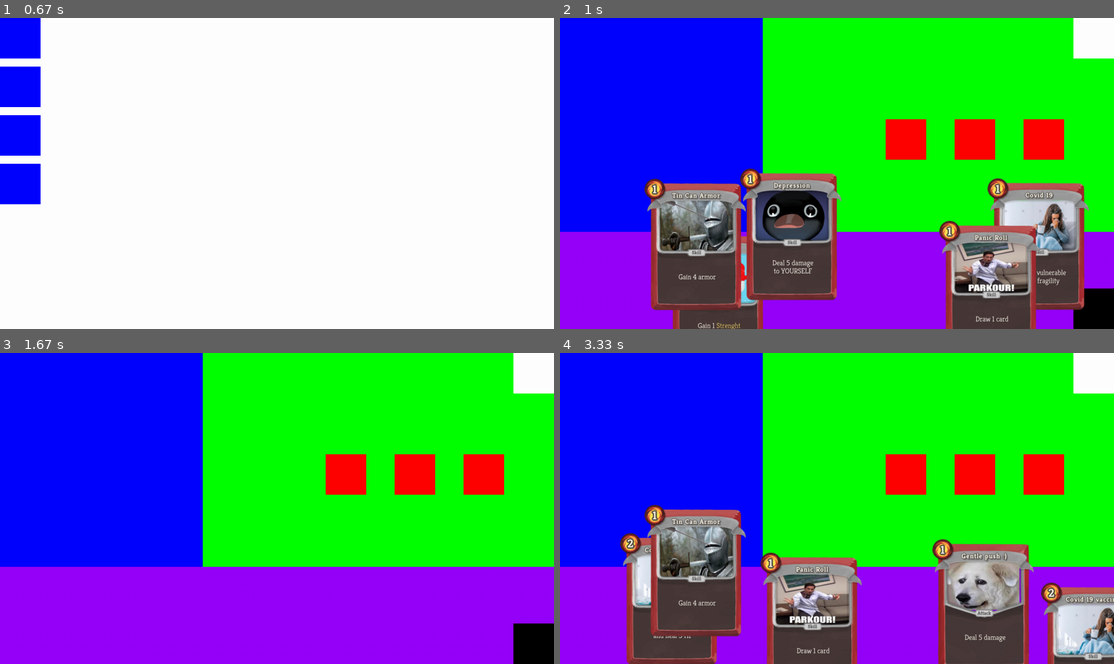
Above: before the commit, frames 1-4 (two rows, left to right).
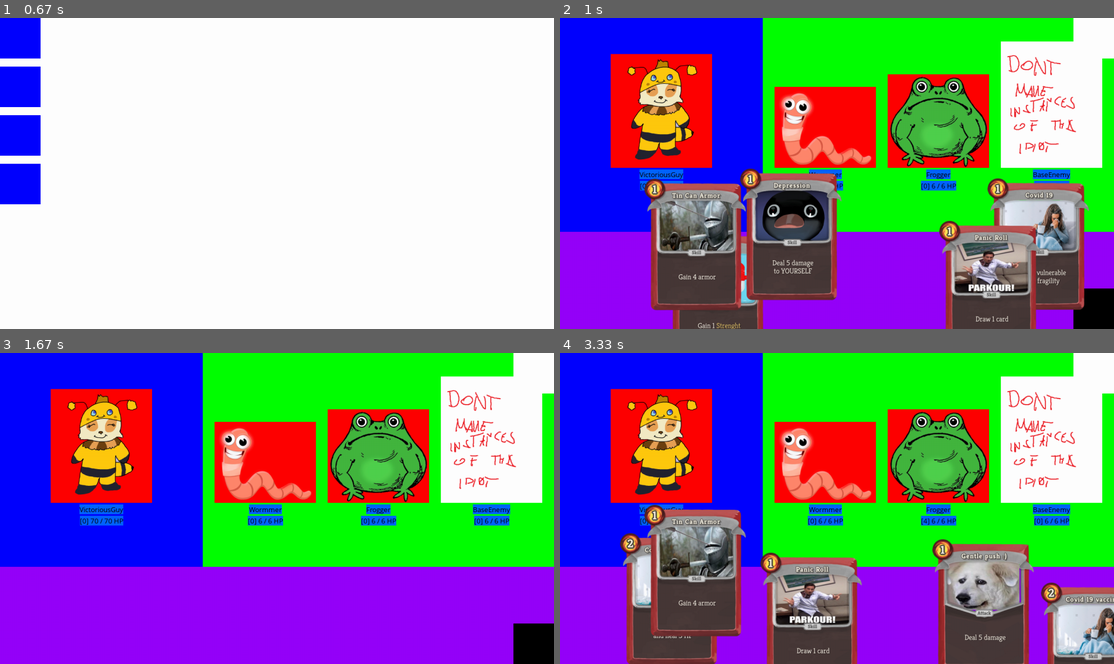
Above: after the commit, the same moments.

Repository: DawidKrolikiewicz/SlayTheSpire-WITH-PYGAME
Game: pygame game, started from CardGame/GameFolder/main.py
Same seed, same stepped clock (60 frames per second), same inputs: the game is played once before the commit and once after it.
Inputs (mouse positions are in pixels of both pictures, inside the frame that each line leads up to):
- Up to frame 1 (0.67 s): no input
- Up to frame 2 (1 s): press the mouse at (582, 36) at 0.87 s; move the mouse to (726, 70) at 0.97 s
- Up to frame 3 (1.67 s): release the mouse at (315, 436) at 1.1 s; press the mouse at (531, 642) at 1.2 s; move the mouse to (365, 542) at 1.3 s; release the mouse at (199, 443) at 1.43 s
- Up to frame 4 (3.33 s): no input

Frame 1 is identical in both runs. In frame 2, 25% of the frame differs, in the area x 9-98%, y 7-56%; in frame 3, 26%; in frame 4, 26%.

Commit message:
Lepszy feedback loop
- Ułożenie przeciwników adaptuje sie do ich ilości
- Możliwość tworzenia listy konkretnych walk
- Enemy i Player mają widoczne sprite'y
- Enemy i Player mają Nazwy, HP i Armor widoczne w oknie!!!
(Kompletny mess w kodzie - dużo tego można przenieść z player i enemy po prostu do superklasy character ale już nie mam siły)

Diff:
--- a/CardGame/GameFolder/cardsFile.py
+++ b/CardGame/GameFolder/cardsFile.py
@@ -39,7 +39,6 @@
             pos = pygame.mouse.get_pos()
             if ev.type == pygame.MOUSEBUTTONDOWN:
                 if self.rect.collidepoint(pos) and player.drag is None:
-                    print(self.name)
                     player.drag = self
                     self.image.set_alpha(200)
             if ev.type == pygame.MOUSEBUTTONUP and player.drag == self:
--- a/CardGame/GameFolder/characterFile.py
+++ b/CardGame/GameFolder/characterFile.py
@@ -1,4 +1,7 @@
 import pygame.sprite
+
+pygame.font.init()
+text_font = pygame.font.SysFont("Comic Sans MS", 18)
 
 
 class Character(pygame.sprite.Sprite):
@@ -13,7 +16,7 @@
         self.dexterity = 0
         self.fragility = 0
         self.x = 0
-        self.y = 0
+        self.y = 300
 
     def info(self):
         print(f">>  {self.name}'s info is being displayed!")
@@ -40,6 +43,8 @@
 
     def heal(self, value, target):
         target.cur_health += value
+        if target.cur_health > target.max_health:
+            target.cur_health = target.max_health
 
     def add_str(self, value, target):
         target.strength += value
--- a/CardGame/GameFolder/enemyFile.py
+++ b/CardGame/GameFolder/enemyFile.py
@@ -1,8 +1,7 @@
 import random
-
 import pygame
-
 import characterFile
+import cardsFile
 
 
 class Enemy(characterFile.Character):
@@ -11,13 +10,33 @@
         self.list_of_actions = []
         self.next_action = None
 
-        #self.image = pygame.image.load("Enemies/frog.png")
-        self.rect = pygame.Rect((0, 0, 100, 100))
+        self.image = pygame.image.load("Enemies/Don'tMakeInstancesOfBaseEnemyPLS.png")
+        self.rect = self.image.get_rect()
+        self.rect.bottom = 370
+
+        self.image_name = characterFile.text_font.render(self.name, True, (0, 0, 0))
+        self.name_rect = self.image_name.get_rect()
+        self.name_rect.top = self.rect.bottom + 4
+
+        self.image_hp = characterFile.text_font.render(f"[{self.armor}] {self.cur_health} / {self.max_health} HP", True, (0, 0, 0))
+        self.hp_rect = self.image_hp.get_rect()
+        self.hp_rect.top = self.name_rect.bottom + 4
 
     def update(self, screen, player):
-        self.rect.center = (self.x, self.y)
+        # DRAWING ENEMY SPRITE
         pygame.draw.rect(screen, (255, 0, 0), self.rect)
-        #screen.blit(self.image, self.rect.topleft)
+        screen.blit(self.image, self.rect.topleft)
+
+        # DRAWING ENEMY NAME
+        self.name_rect.centerx = self.rect.centerx
+        pygame.draw.rect(screen, (0, 100, 255), self.name_rect)
+        screen.blit(self.image_name, self.name_rect.topleft)
+
+        # DRAWING ENEMY HP
+        self.image_hp = characterFile.text_font.render(f"[{self.armor}] {self.cur_health} / {self.max_health} HP", True, (0, 0, 0))
+        self.hp_rect.centerx = self.rect.centerx
+        pygame.draw.rect(screen, (0, 100, 255), self.hp_rect)
+        screen.blit(self.image_hp, self.hp_rect.topleft)
 
     def declare_action(self, player, list_of_enemies):
         if self.list_of_actions:
@@ -27,7 +46,8 @@
             print(f">>  THIS ENEMY DOESNT HAVE ANY ACTIONS!!!")
 
     def play_action(self, player, list_of_enemies):
-        self.next_action(player, list_of_enemies)
+        if self.next_action is not None:
+            self.next_action(player, list_of_enemies)
 
 
 class Enemy1(Enemy):
@@ -51,10 +71,47 @@
 class Frog(Enemy):
     def __init__(self, name, health):
         super().__init__(name, health)
-        self.image = pygame.image.load("/Enemies/frog.png")
+        self.image = pygame.image.load("Enemies/frog.png")
         self.rect = self.image.get_rect()
+        self.rect.bottom = 370
 
-    def update(self, screen, player):
-        self.rect.center = (self.x, self.y)
-        pygame.draw.rect(screen, (255, 0, 0), self.rect)
-        screen.blit(self.image, self.rect.topleft)
+        self.list_of_actions = [self.attack_7, self.attack_2_block_4, self.str_1_block_1]
+
+
+
+    def attack_7(self, player, list_of_enemies):
+        print(f">> {self.name} attacks!")
+        self.deal_damage(7, player)
+        player.add_card_to_deck(cardsFile.Depression())
+
+    def attack_2_block_4(self, player, list_of_enemies):
+        print(f">> {self.name} attacks and blocks!")
+        self.deal_damage(2, player)
+        self.add_armor(4, self)
+        player.add_card_to_deck(cardsFile.Depression())
+
+    def str_1_block_1(self, player, list_of_enemies):
+        print(f">> {self.name} gains strength and blocks!")
+        self.add_str(1, self)
+        self.add_armor(1, self)
+        player.add_card_to_deck(cardsFile.Depression())
+
+
+class Worm(Enemy):
+    def __init__(self, name, health):
+        super().__init__(name, health)
+        self.image = pygame.image.load("Enemies/worm.png")
+        self.rect = self.image.get_rect()
+        self.rect.bottom = 370
+
+        self.list_of_actions = [self.attack_2_x2, self.heal_enemies_3]
+
+    def attack_2_x2(self, player, list_of_enemies):
+        print(f">> {self.name} attacks twice!")
+        self.deal_damage(2, player)
+        self.deal_damage(2, player)
+
+    def heal_enemies_3(self, player, list_of_enemies):
+        print(f">> {self.name} heal itself and it's allies!")
+        for enemy in list_of_enemies:
+            self.heal(3, enemy)
--- a/CardGame/GameFolder/main.py
+++ b/CardGame/GameFolder/main.py
@@ -27,7 +27,7 @@
 timer = pygame.time.Clock()
 
 PLAYER_NAME = "VictoriousGuy"
-STARTING_HEALTH = 25
+STARTING_HEALTH = 70
 STARTING_DECK = [cardsFile.Draw2Heal3(), cardsFile.Draw2Heal3(),
                  cardsFile.Deal5Damage(), cardsFile.Deal5Damage(),
                  cardsFile.Draw1(), cardsFile.Draw1(),
--- a/CardGame/GameFolder/playerFile.py
+++ b/CardGame/GameFolder/playerFile.py
@@ -1,4 +1,7 @@
 import random
+
+import pygame.image
+
 import characterFile
 import roomsFile
 
@@ -14,6 +17,35 @@
         self.coins = 40
         self.current_room = roomsFile.Menu(None)
         self.drag = None
+
+        self.image = pygame.image.load("Enemies/player.png")
+        self.rect = self.image.get_rect()
+        self.rect.bottom = 370
+        self.rect.centerx = 250
+
+        self.image_name = characterFile.text_font.render(self.name, True, (0, 0, 0))
+        self.name_rect = self.image_name.get_rect()
+        self.name_rect.top = self.rect.bottom + 4
+
+        self.image_hp = characterFile.text_font.render(f"[{self.armor}] {self.cur_health} / {self.max_health} HP", True, (0, 0, 0))
+        self.hp_rect = self.image_hp.get_rect()
+        self.hp_rect.top = self.name_rect.bottom + 4
+
+    def update(self, screen):
+        # DRAWING ENEMY SPRITE
+        pygame.draw.rect(screen, (255, 0, 0), self.rect)
+        screen.blit(self.image, self.rect.topleft)
+
+        # DRAWING ENEMY NAME
+        self.name_rect.centerx = self.rect.centerx
+        pygame.draw.rect(screen, (0, 100, 255), self.name_rect)
+        screen.blit(self.image_name, self.name_rect.topleft)
+
+        # DRAWING ENEMY HP
+        self.image_hp = characterFile.text_font.render(f"[{self.armor}] {self.cur_health} / {self.max_health} HP", True, (0, 0, 0))
+        self.hp_rect.centerx = self.rect.centerx
+        pygame.draw.rect(screen, (0, 100, 255), self.hp_rect)
+        screen.blit(self.image_hp, self.hp_rect.topleft)
 
     def info(self):
         super().info()
@@ -31,9 +63,9 @@
             print(f"{card.name}[{card.cost}]", end=" / ")
         print()
 
-    def add_card_to_run_deck(self, card):
+    def add_card_to_deck(self, card):
         # NOT USED CURRENTLY
-        self.run_deck.append(card)
+        self.deck.append(card)
 
     def shuffle_deck(self):
         print(f">>  {self.name} is shuffling the deck!")
--- a/CardGame/GameFolder/roomsFile.py
+++ b/CardGame/GameFolder/roomsFile.py
@@ -1,6 +1,7 @@
 import pygame
 import random
 import enemyFile
+
 
 WHITE = (255, 255, 255)
 RED = (255, 0, 0)
@@ -59,7 +60,7 @@
                         print(f"")
                 else:
                     # Start New Run
-                    print("Start New Combat")
+                    print("Start New Combat!!!")
                     player.current_room = CombatEncounter()
                     for i in range(25):
                         print(f"")
@@ -110,7 +111,7 @@
         self.bg_play_color = BLUE
         self.bg_play_rect = pygame.Rect((0, 0, 1366, 528))
         self.bg_enemy_color = GREEN
-        self.bg_enemy_rect = pygame.Rect((500, 0, 966, 528))
+        self.bg_enemy_rect = pygame.Rect((500, 0, 866, 528))
         self.bg_hand_color = PURPLE
         self.bg_hand_rect = pygame.Rect((0, 528, 1366, 240))
 
@@ -118,7 +119,9 @@
         self.end_turn_rect = pygame.Rect((1266, 668, 100, 100))
 
         self.list_of_enemies = []
-        self._generate_enemies()
+        self._get_random_combat()
+
+        self._position_enemies()
 
     def event_listener(self, ev, player):
         super().event_listener(ev, player)
@@ -149,6 +152,9 @@
         # Draw End-of-turn Rect
         pygame.draw.rect(screen, self.end_turn_color, self.end_turn_rect)
 
+        # Update player
+        player.update(screen)
+
         # Update every enemy
         for enemy in self.list_of_enemies:
             enemy.update(screen, player)
@@ -200,20 +206,24 @@
             print(f">>--------------------------------------------------------------------------<<")
             self.state = 1
 
-    def _generate_enemies(self):
-        # ENEMY GENERATOR
-        number_of_enemies = random.randint(1, 4)
-        offset = 683 // (number_of_enemies + 1)
-        enemy_names = ["Angry Arthur", "Bad Brad", "Cruel Cooper", "Devious Dominick"]
-        for i in range(number_of_enemies):
-            random.shuffle(enemy_names)
-            enemy_name = enemy_names.pop()
-            enemy_health = random.randint(4, 10)
-            enemy = enemyFile.Enemy1(enemy_name, enemy_health)
-            enemy.x = (i + 1) * offset + 683
-            enemy.y = 300
-            print(enemy.name)
-            self.list_of_enemies.append(enemy)
+    def _get_random_combat(self):
+        # Get random combat encounter from the list
+        fights = [[enemyFile.Worm("Wormmer", 6), enemyFile.Frog("Frogger", 6), enemyFile.Enemy("BaseEnemy", 6)]]
+        self.list_of_enemies += random.choice(fights)
+
+    def _position_enemies(self):
+        free_space = 866  # width of enemy area
+
+        for enemy in self.list_of_enemies:
+            free_space -= enemy.rect.width
+
+        free_space /= (len(self.list_of_enemies) + 1)
+        x = self.bg_enemy_rect.left
+
+        for enemy in self.list_of_enemies:
+            x += free_space
+            enemy.rect.left = x
+            x = enemy.rect.right
 
 
 # ======================================================================================================================
Binary file added: CardGame/GameFolder/Enemies/Don'tMakeInstancesOfBaseEnemyPLS.png
Binary file added: CardGame/GameFolder/Enemies/icecream.png
Binary file added: CardGame/GameFolder/Enemies/player.png
Binary file added: CardGame/GameFolder/Enemies/worm.png
